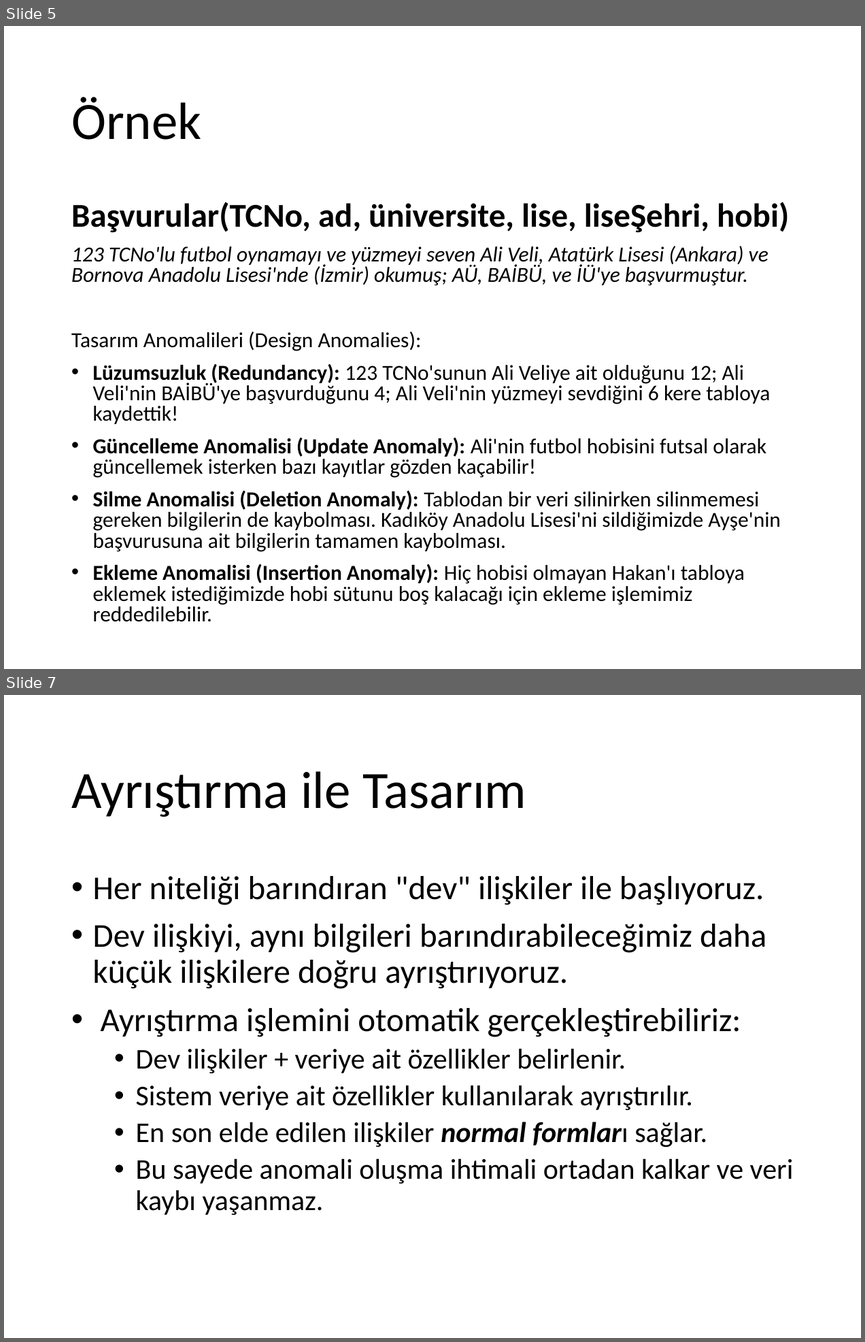
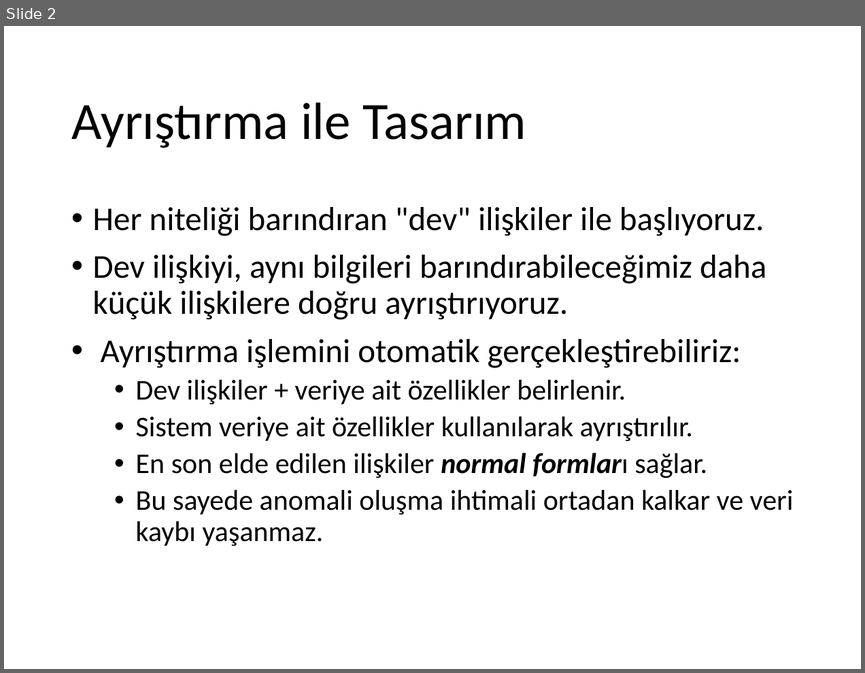
Before and after one commit to ihpar/dbms, a slide deck: Slides/Ders 5.2 Design BCNF.pptx. Shown one above the other, each under a label of ours: slides 5 and 7 before the commit, slide 2 after it; the slides between them are not shown. The pictures are 865x1342 and 865x673 pixels, drawn with LibreOffice and Linux fonts; fonts in the diff are those of the drawing. Boxes give left, top, right and bottom in pixels: in the first picture for what was removed or moved away, otherwise in the second. Text is boxed around its words. In the diff, an @@ line names an element or a change of style, - is before the commit and + after.

```diff
--- a/Slides/Ders 5.2 Design BCNF.pptx
+++ b/Slides/Ders 5.2 Design BCNF.pptx
@@ slide 5 removed at (4, 26, 861, 669), background #FFFFFF @@
@@ title removed at (71, 97, 201, 140) @@
-Örnek
@@ text removed at (71, 202, 789, 622) @@
-Başvurular(TCNo, ad, üniversite, lise, liseŞehri, hobi)
-123 TCNo'lu futbol oynamayı ve yüzmeyi seven Ali Veli, Atatürk Lisesi (Ankara) ve Bornova Anadolu Lisesi'nde (İzmir) okumuş; AÜ, BAİBÜ, ve İÜ'ye başvurmuştur.
-Tasarım Anomalileri (Design Anomalies):
-• Lüzumsuzluk (Redundancy): 123 TCNo'sunun Ali Veliye ait olduğunu 12; Ali Veli'nin BAİBÜ'ye başvurduğunu 4; Ali Veli'nin yüzmeyi sevdiğini 6 kere tabloya kaydettik!
-• Güncelleme Anomalisi (Update Anomaly): Ali'nin futbol hobisini futsal olarak güncellemek isterken bazı kayıtlar gözden kaçabilir!
-• Silme Anomalisi (Deletion Anomaly): Tablodan bir veri silinirken silinmemesi gereken bilgilerin de kaybolması. Kadıköy Anadolu Lisesi'ni sildiğimizde Ayşe'nin başvurusuna ait bilgilerin tamamen kaybolması.
-• Ekleme Anomalisi (Insertion Anomaly): Hiç hobisi olmayan Hakan'ı tabloya eklemek istediğimizde hobi sütunu boş kalacağı için ekleme işlemimiz reddedilebilir.
@@ what was slide 7 is now slide 2 @@
```
Also in this commit, not shown: 1 slide changed, 5 other slides removed, 3 other files.
